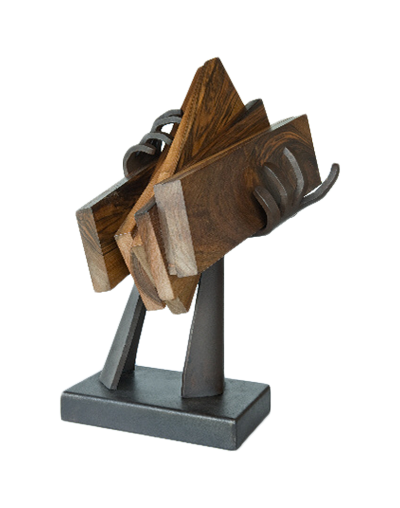
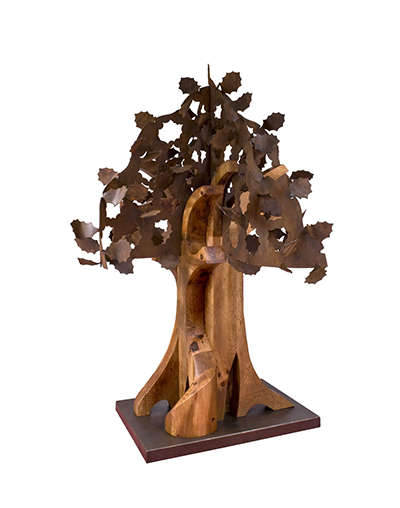
The second 400x508 image is a revision of the first. Changes to its layers:
removed layer "Layer 1" over [left=59, top=56, right=341, bottom=452]
showed "viejo_encino_desnudo" over [left=59, top=56, right=341, bottom=466]
